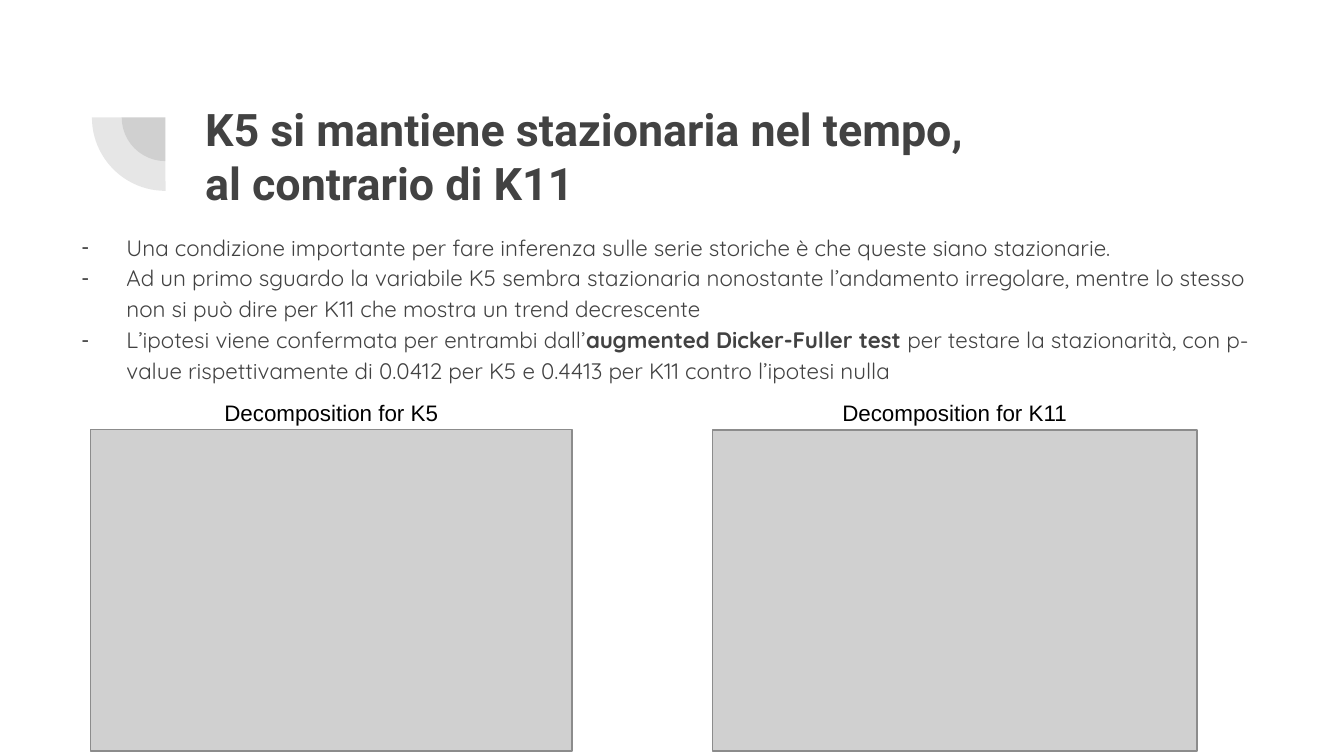
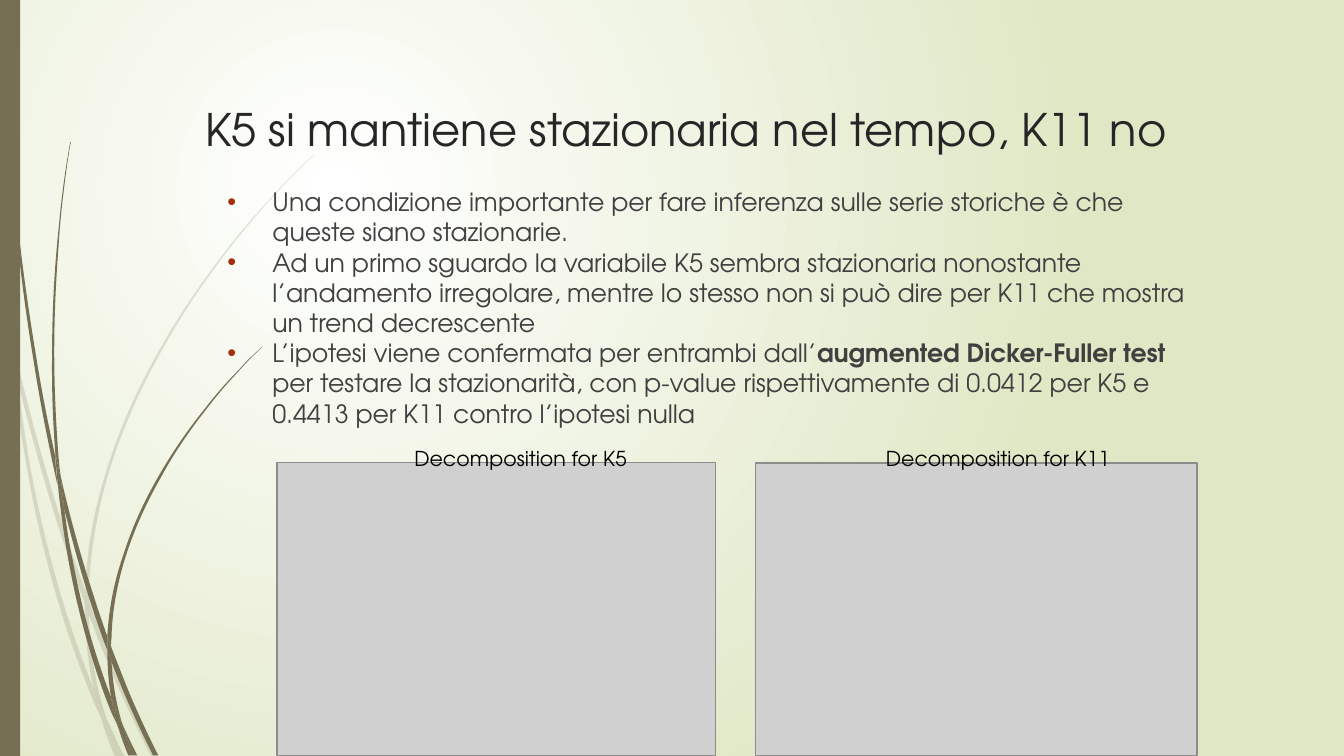
Before and after one commit to lynkx21/BB, a slide deck: slide 9 of BitBang.pptx. Drawn at 1344x756 pixels with LibreOffice and Linux fonts; fonts in the diff are those of the drawing; grey boxes stand for pictures. Boxes give left, top, right and bottom in pixels: in the first picture for what was removed or moved away, otherwise in the second. Text is boxed around its words. In the diff, an @@ line names an element or a change of style, - is before the commit and + after.

```diff
--- a/BitBang.pptx
+++ b/BitBang.pptx
@@ background #FFFFFF to gradient #FFFFFF to #DFE8C4 @@
@@ rectangle added at (x1=0, y1=0, x2=20, y2=755), fill #766F54 @@
@@ pie slice (boxed as its full ellipse) removed at (x1=91, y1=44, x2=238, y2=191) @@
@@ pie slice (boxed as its full ellipse) removed at (x1=122, y1=74, x2=210, y2=161) @@
@@ title at (x1=205, y1=113, x2=1167, y2=155): text changed; font Roboto to TeX Gyre Adventor; text colour #424242 to #262626; bold off @@
-K5 si mantiene stazionaria nel tempo,
-al contrario di K11
+K5 si mantiene stazionaria nel tempo, K11 no
@@ text "Una condizione importante per fare ..." moved from (x1=126, y1=239, x2=1248, y2=384) to (x1=272, y1=192, x2=1184, y2=428) @@
@@ text "Una condizione importante per fare ..." at (x1=272, y1=192, x2=1184, y2=428): size 12 to 13.5 pt, font Quicksand to TeX Gyre Adventor, text colour #424242 to #404040; bullet - to •; line spacing 1.15 to 1; bullet colour #424242 to #A53010; less space between paragraphs @@
@@ text "Decomposition for K5" at (x1=414, y1=451, x2=627, y2=470): size 12 to 11 pt, font Arial to TeX Gyre Adventor @@
@@ text "Decomposition for K5" moved from (x1=224, y1=404, x2=438, y2=426) to (x1=414, y1=451, x2=627, y2=470) @@
@@ text "Decomposition for K11" moved from (x1=842, y1=404, x2=1067, y2=426) to (x1=886, y1=451, x2=1110, y2=470) @@
@@ text "Decomposition for K11" at (x1=886, y1=451, x2=1110, y2=470): size 12 to 11 pt, font Arial to TeX Gyre Adventor @@
@@ picture resized from (x1=90, y1=430, x2=571, y2=751) to (x1=277, y1=462, x2=715, y2=755) @@
@@ picture resized from (x1=712, y1=430, x2=1196, y2=751) to (x1=755, y1=464, x2=1196, y2=756) @@
@@ group added at (x1=0, y1=155, x2=314, y2=756): 10 freeform shapes @@
@@ group added at (x1=3, y1=0, x2=263, y2=756): 12 freeform shapes @@
```
Also in this commit, not shown: 24 other slides changed, 6 slides added, 1 slide removed.
